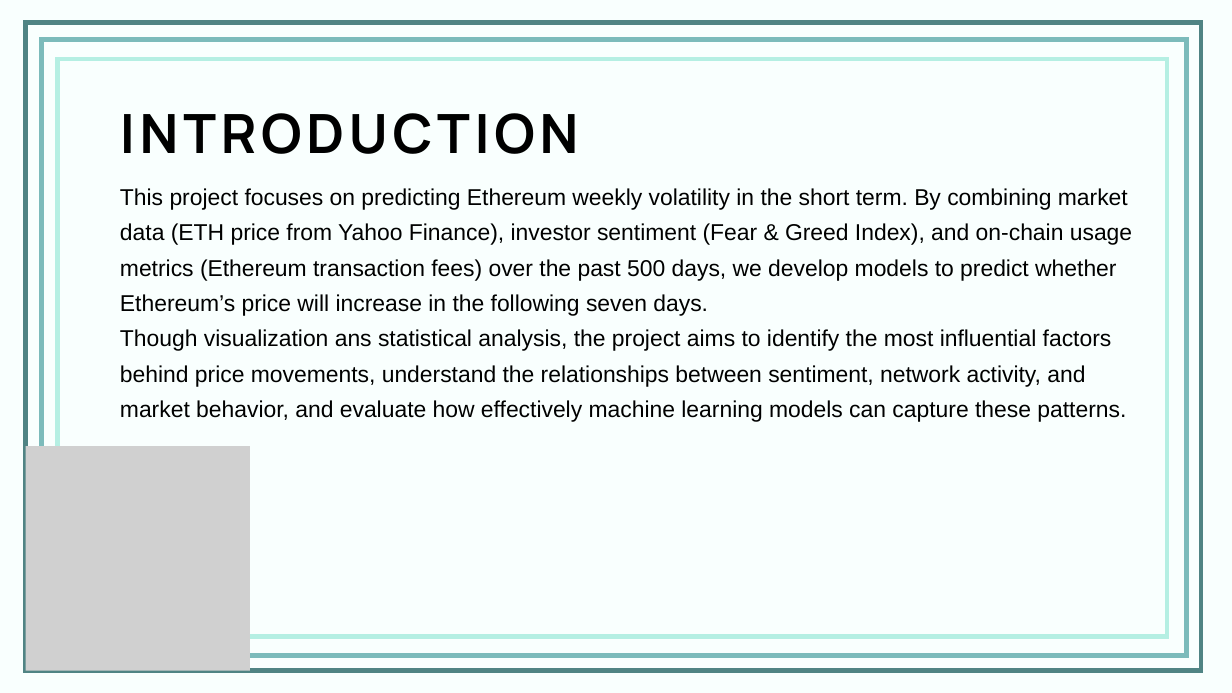
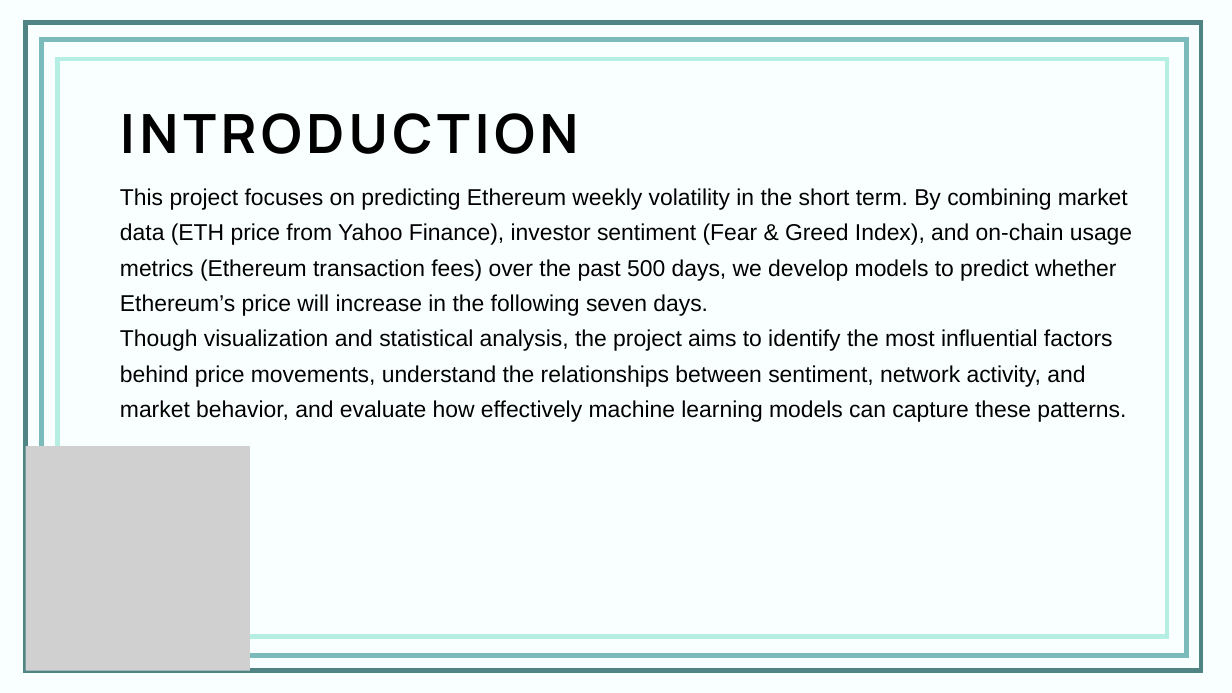
Before and after one commit to YunhuiDong/dsci510_fall2025_final_project, a slide deck: slide 2 of doc/yunhui_dong_final_project_presentation_slides.pptx. Drawn at 1232x693 pixels with LibreOffice and Linux fonts; fonts in the diff are those of the drawing; grey boxes stand for pictures. Boxes give left, top, right and bottom in pixels: in the first picture for what was removed or moved away, otherwise in the second. Text is boxed around its words. In the diff, an @@ line names an element or a change of style, - is before the commit and + after.

```diff
--- a/doc/yunhui_dong_final_project_presentation_slides.pptx
+++ b/doc/yunhui_dong_final_project_presentation_slides.pptx
@@ text at (x1=120, y1=329, x2=1126, y2=422): text changed @@
-Though visualization ans statistical analysis, the project aims to identify the most influential factors behind price movements, understand the relationships between sentiment, network activity, and market behavior, and evaluate how effectively machine learning models can capture these patterns.
+Though visualization and statistical analysis, the project aims to identify the most influential factors behind price movements, understand the relationships between sentiment, network activity, and market behavior, and evaluate how effectively machine learning models can capture these patterns.
```
Also in this commit, not shown: 1 other file.
